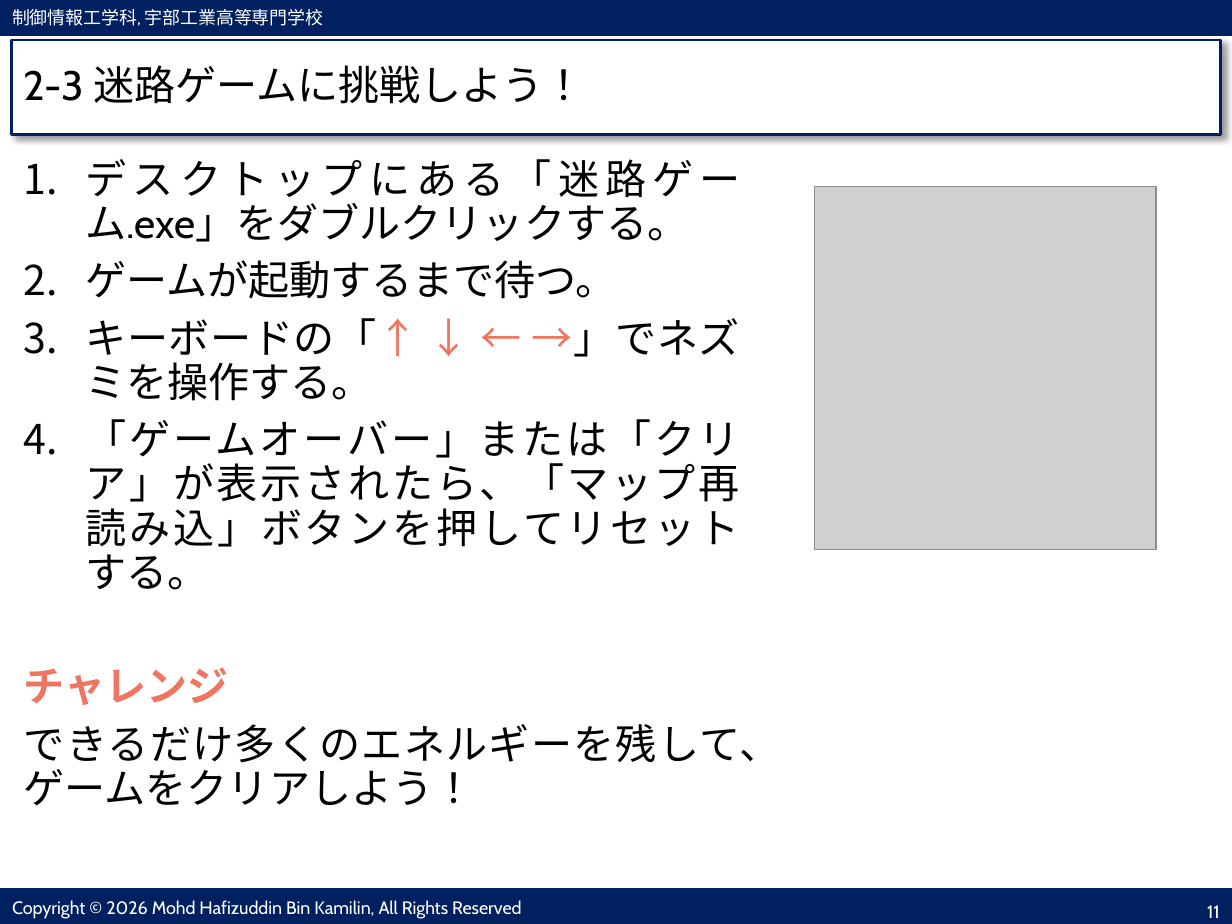
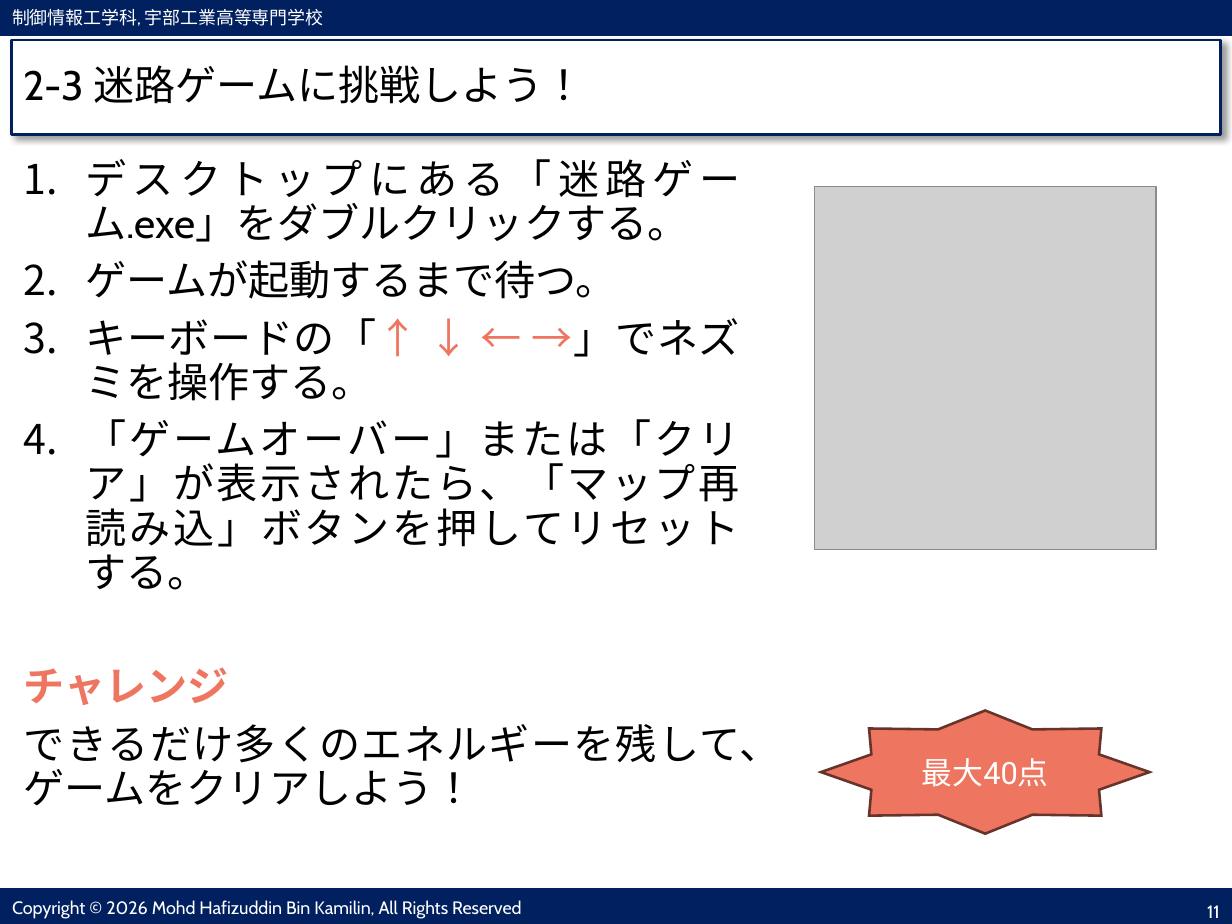
Before and after one commit to ise-nituc/q_learning, a slide deck: slide 11 of doc/プリント.pptx. Drawn at 1232x924 pixels with LibreOffice and Linux fonts; fonts in the diff are those of the drawing; grey boxes stand for pictures. Boxes give left, top, right and bottom in pixels: in the first picture for what was removed or moved away, otherwise in the second. Text is boxed around its words. In the diff, an @@ line names an element or a change of style, - is before the commit and + after.

```diff
--- a/doc/プリント.pptx
+++ b/doc/プリント.pptx
@@ star added at (821,711,1149,834), fill #EE7660, outline #68342A 1.5 pt, 18 pt, text #FFFFFF @@
+最大40点
```
Also in this commit, not shown: 5 other slides changed, 2 slides removed, 13 other files.
